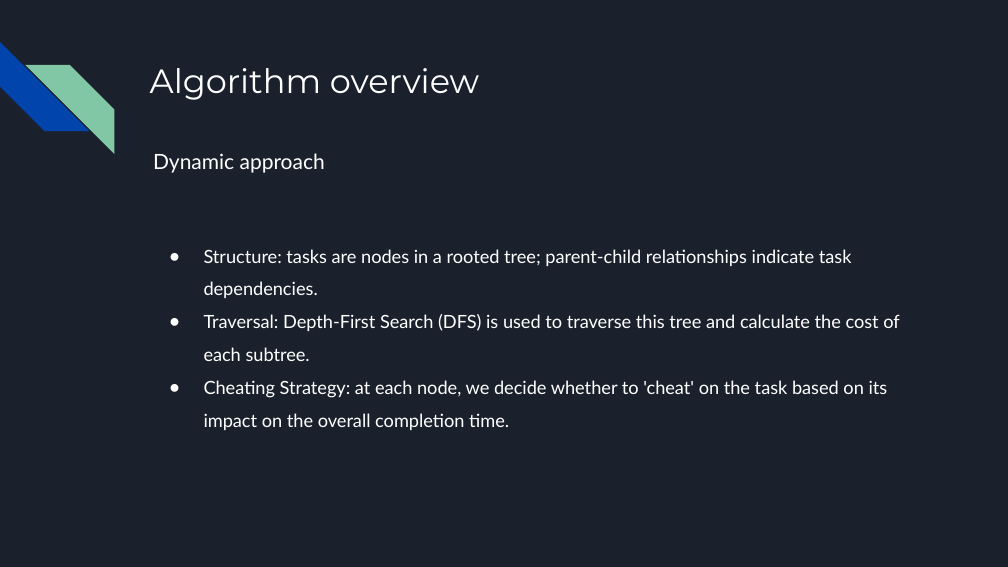
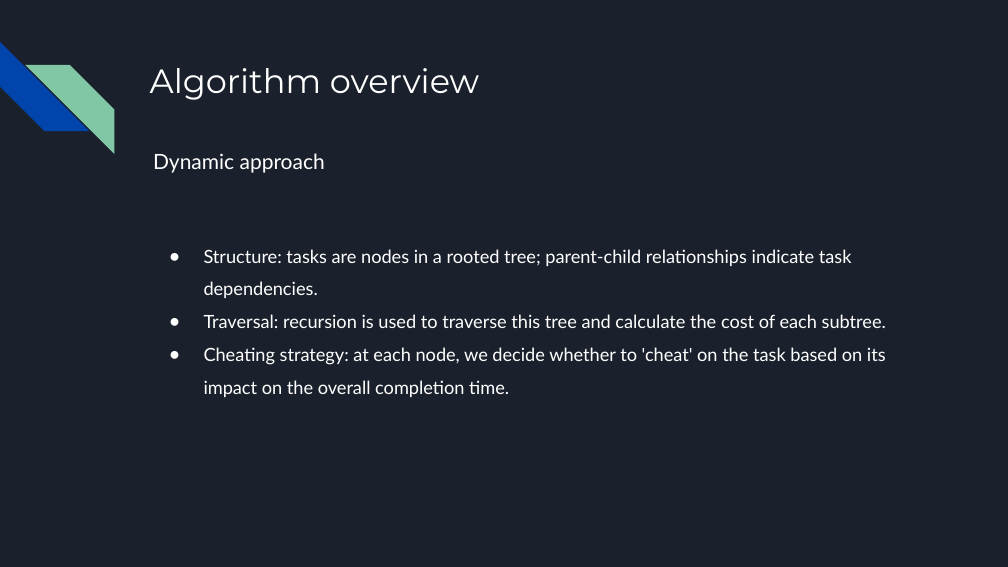
Before and after one commit to bonig97/MapOfTasks, a slide deck: slide 4 of Map of Tasks.pptx. Drawn at 1008x567 pixels with LibreOffice and Linux fonts; fonts in the diff are those of the drawing. Boxes give left, top, right and bottom in pixels: in the first picture for what was removed or moved away, otherwise in the second. Text is boxed around its words. In the diff, an @@ line names an element or a change of style, - is before the commit and + after.

```diff
--- a/Map of Tasks.pptx
+++ b/Map of Tasks.pptx
@@ text at (x1=204, y1=314, x2=886, y2=397): text changed @@
-● Traversal: Depth-First Search (DFS) is used to traverse this tree and calculate the cost of each subtree.
-● Cheating Strategy: at each node, we decide whether to 'cheat' on the task based on its impact on the overall completion time.
+● Traversal: recursion is used to traverse this tree and calculate the cost of each subtree.
+● Cheating strategy: at each node, we decide whether to 'cheat' on the task based on its impact on the overall completion time.
```
Also in this commit, not shown: 1 slide added, 1 slide removed.
